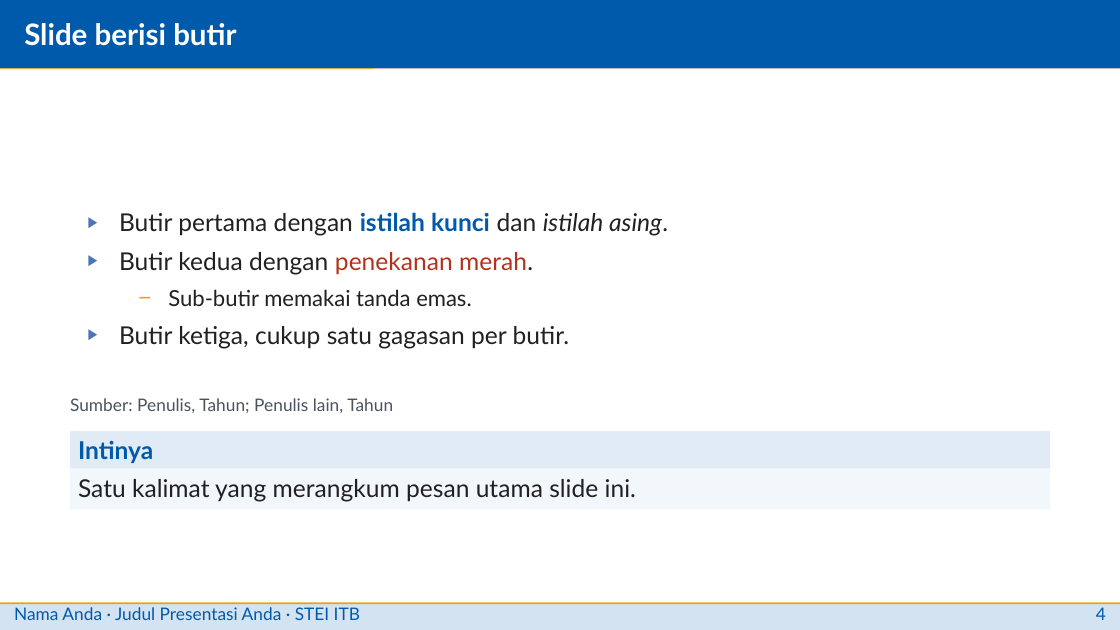
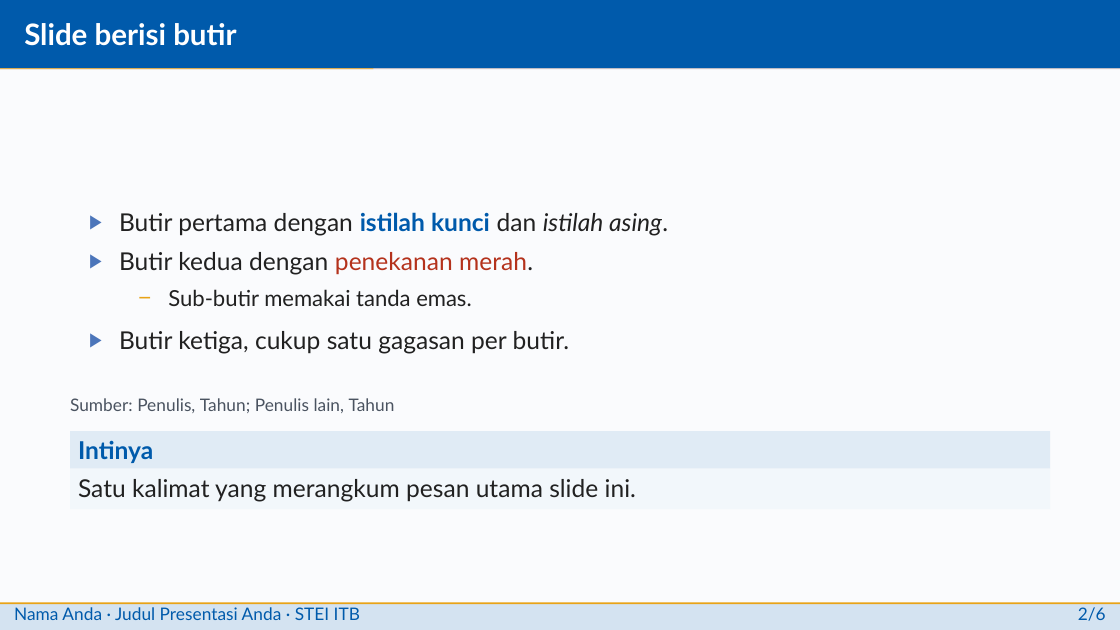
Before and after one commit to situkangsayur/deck-templates, a slide deck: slide 4 of itb-stei/libreoffice/contoh-itb.pptx. Drawn at 1120x630 pixels with LibreOffice and Linux fonts; fonts in the diff are those of the drawing; background and template pictures are left out. Boxes give left, top, right and bottom in pixels: in the first picture for what was removed or moved away, otherwise in the second. Text is boxed around its words. In the diff, an @@ line names an element or a change of style, - is before the commit and + after.

```diff
--- a/itb-stei/libreoffice/contoh-itb.pptx
+++ b/itb-stei/libreoffice/contoh-itb.pptx
@@ background #FFFFFF to #FAFBFD @@
@@ text "Butir pertama dengan istilah kunci ..." at (119,212,668,354): indent changed; more space between paragraphs @@
@@ text at (1078,607,1106,621): text changed @@
-4
+2/6
```
Also in this commit, not shown: 8 other slides changed, 1 slide added, 1 slide removed, 5 other files.
